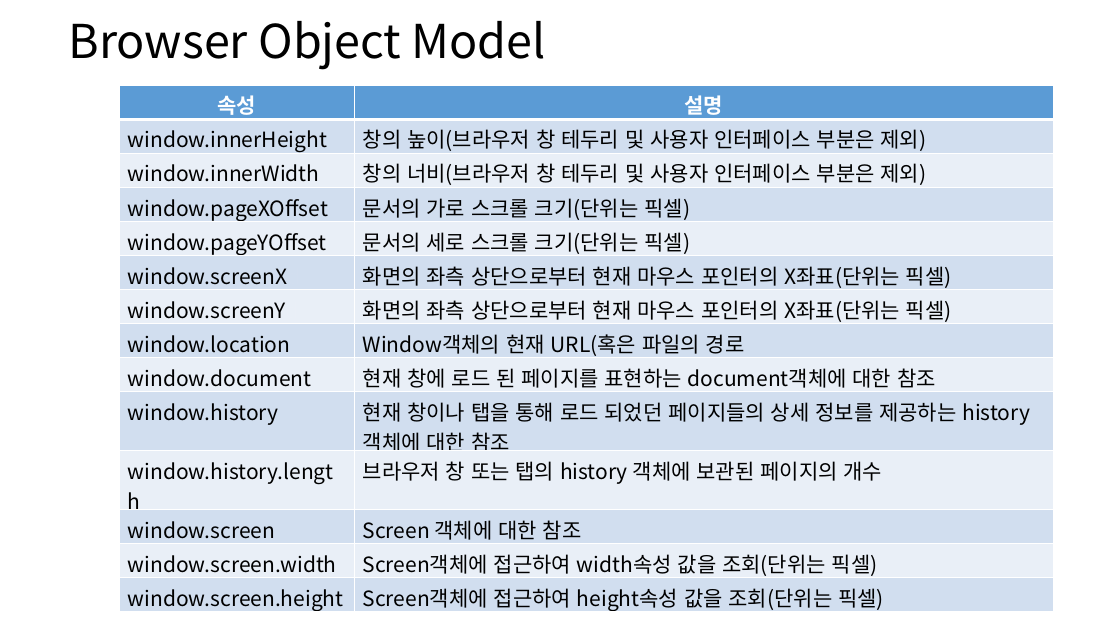
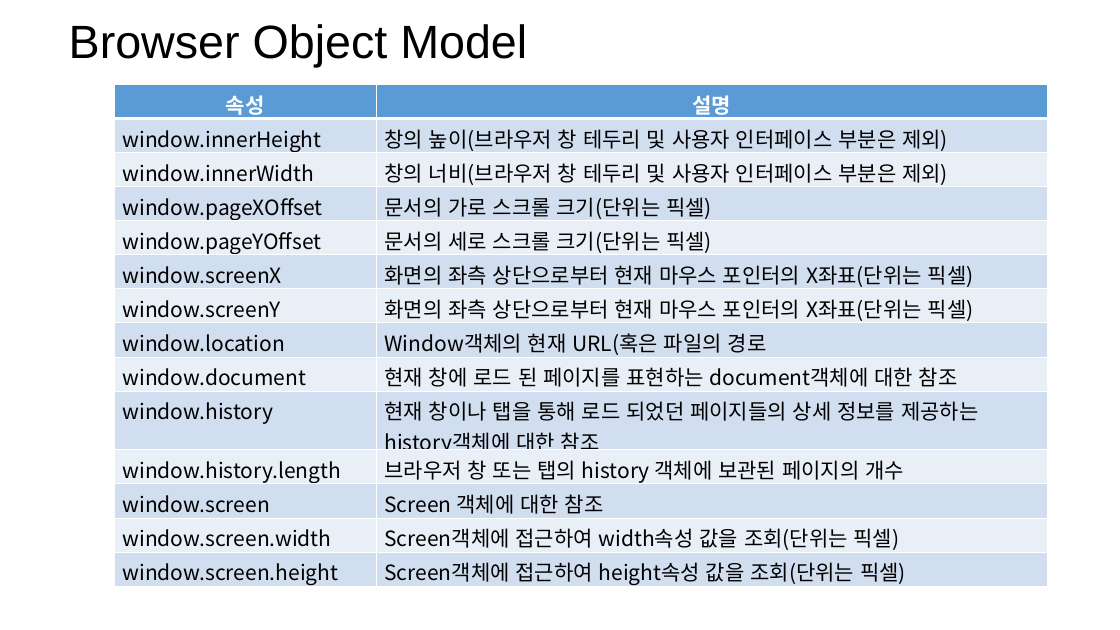
Before and after one commit to lhs501/2020ajax, a slide deck: slide 10 of ch1.pptx. Drawn at 1120x630 pixels with LibreOffice and Linux fonts; fonts in the diff are those of the drawing. Boxes give left, top, right and bottom in pixels: in the first picture for what was removed or moved away, otherwise in the second. Text is boxed around its words. In the diff, an @@ line names an element or a change of style, - is before the commit and + after.

```diff
--- a/ch1.pptx
+++ b/ch1.pptx
@@ text "Browser Object Model" at (69,24,527,67): font Noto Sans CJK KR to Arial @@
@@ table: place and size @@
-table at (119,86,1054,615)
+table at (114,85,1049,589)
```
Also in this commit, not shown: 7 other slides changed, 5 slides added.
